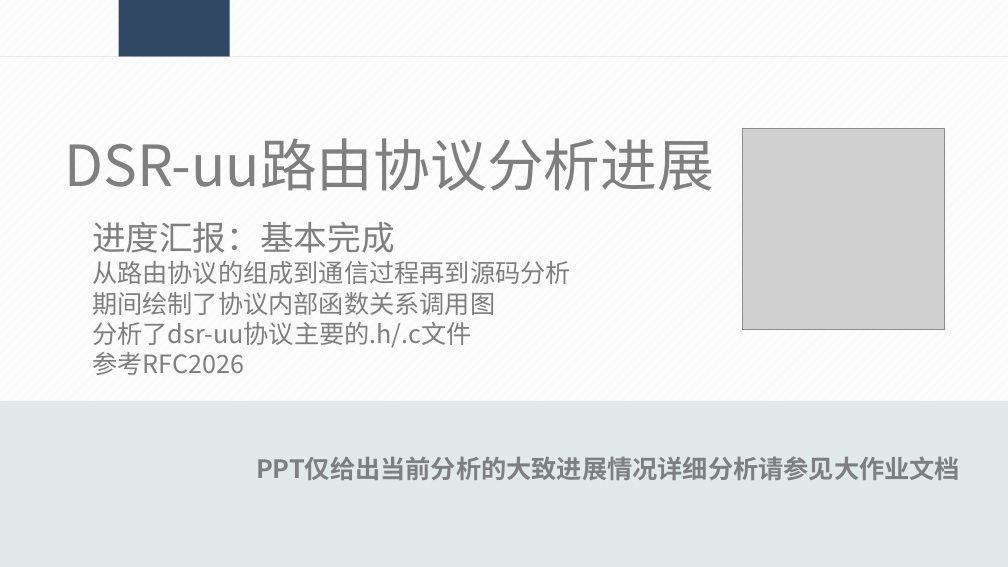
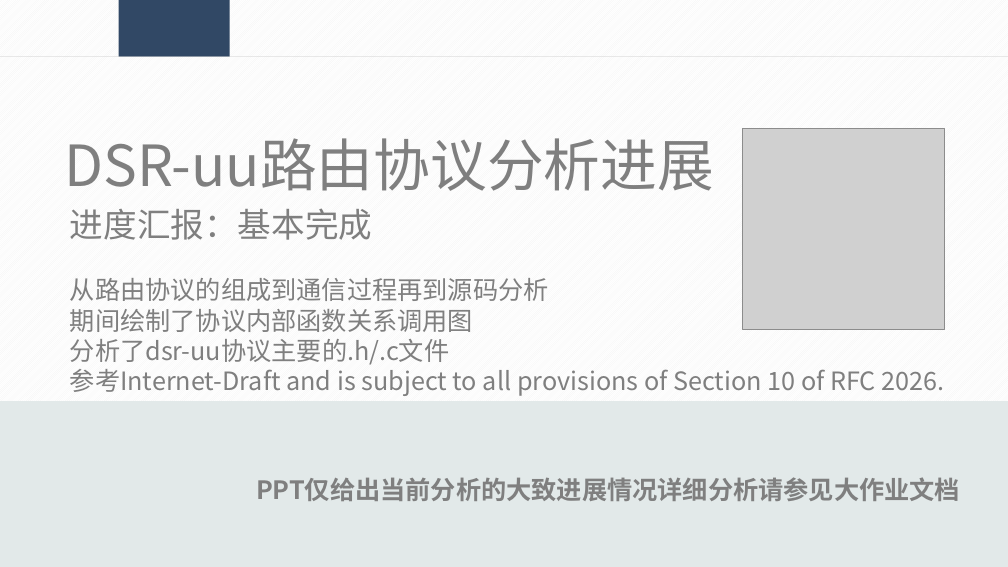
Before and after one commit to Sma-yida/201692204, a slide deck: slide 2 of DSR-uu代码分析.pptx. Drawn at 1008x567 pixels with LibreOffice and Linux fonts; fonts in the diff are those of the drawing; grey boxes stand for pictures. Boxes give left, top, right and bottom in pixels: in the first picture for what was removed or moved away, otherwise in the second. Text is boxed around its words. In the diff, an @@ line names an element or a change of style, - is before the commit and + after.

Commit message:
周五最新版展示PPT-汇报人张伟

```diff
--- a/DSR-uu代码分析.pptx
+++ b/DSR-uu代码分析.pptx
@@ text "进度汇报：基本完成": place and size @@
-text "进度汇报：基本完成" at (92,221,571,375)
+text "进度汇报：基本完成" at (70,208,945,396)
@@ text at (70,364,945,396): text changed @@
-参考RFC2026
+参考Internet-Draft and is subject to all provisions of Section 10 of RFC 2026.
@@ text "PPT仅给出当前分析的大致进展情况详细分析请参见大作业文档": place and size @@
-text "PPT仅给出当前分析的大致进展情况详细分析请参见大作业文档" at (256,456,960,480)
+text "PPT仅给出当前分析的大致进展情况详细分析请参见大作业文档" at (256,477,960,501)
```
Also in this commit, not shown: 14 other slides changed, 5 slides added.
